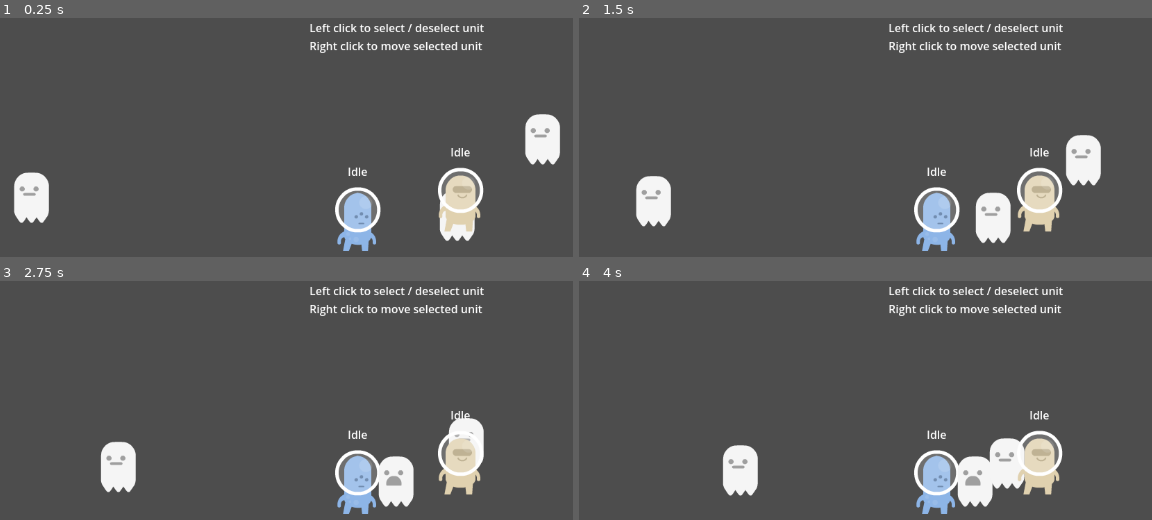
Above: before the commit, frames 1-4 (two rows, left to right).
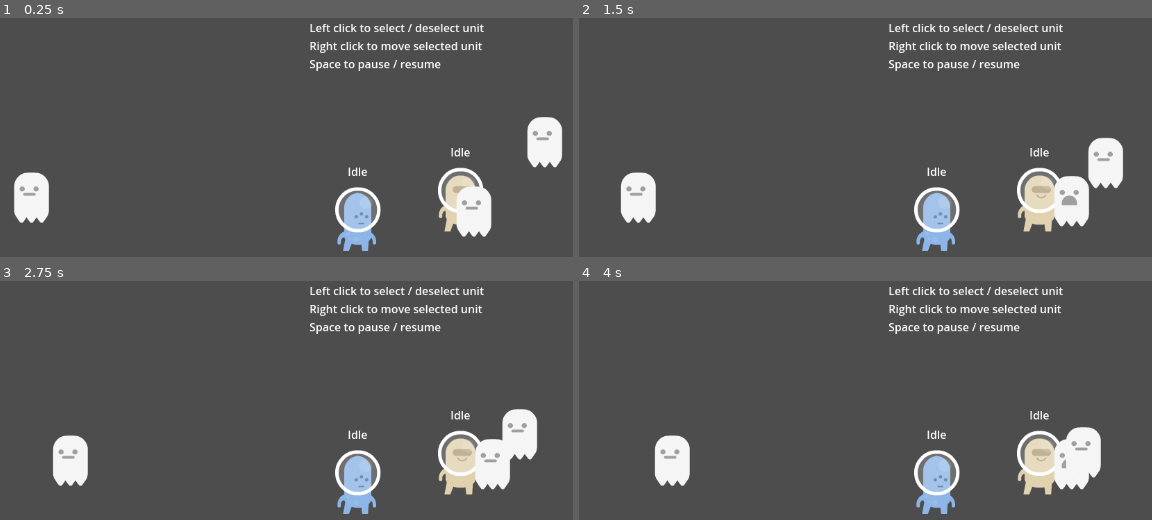
Above: after the commit, the same moments.

Repository: zhang-edward/roguelheart
Game: Godot game, scene res://scenes/Main.tscn
Same seed, same stepped clock (60 frames per second), same inputs: the game is played once before the commit and once after it.
Inputs (mouse positions are in pixels of both pictures, inside the frame that each line leads up to):
- Up to frame 1 (0.25 s): no input
- Up to frame 2 (1.5 s): tap Enter at 0.5, 1.25 s; move the mouse to (934, 178) at 0.52 s; tap Space at 0.6, 0.77, 1.07, 1.35 s; click (934, 178) at 0.67 s; move the mouse to (1037, 159) at 1.27 s; click (1037, 159) at 1.42 s
- Up to frame 3 (2.75 s): tap Space at 1.52, 1.82, 2.1 s; tap Enter at 2 s; move the mouse to (475, 390) at 2.02 s; click (475, 390) at 2.17 s
- Up to frame 4 (4 s): tap Enter at 2.75, 3.5 s; move the mouse to (outside the picture) at 2.77 s; tap Space at 2.85, 3.02, 3.32, 3.6, 3.77 s; click (outside the picture) at 2.92 s; move the mouse to (outside the picture) at 3.52 s; click (outside the picture) at 3.67 s

The runs differ from the first frame. In frame 1, 2.1% of the frame differs, in the area x 54-99%, y 17-94%; in frame 2, 5.5%; in frame 3, 6.6%; in frame 4, 6.7%, in the area x 13-92%, y 17-95%.

Commit message:
Add pause / resume time

Diff:
--- a/scenes/Main.tscn
+++ b/scenes/Main.tscn
@@ -57,7 +57,8 @@
 grow_horizontal = 2
 size_flags_vertical = 0
 text = "Left click to select / deselect unit
-Right click to move selected unit"
+Right click to move selected unit
+Space to pause / resume"
 
 [node name="PlayerPartyManager" type="Node2D" parent="."]
 script = ExtResource("1_m5kpx")
--- a/scripts/PlayerPartyManager.gd
+++ b/scripts/PlayerPartyManager.gd
@@ -25,14 +25,18 @@
 			player.sprite.modulate = Color(1, 0, 0, 1)
 
 func _unhandled_input(event):
-	if event is InputEventMouseButton:
-		if event.button_index == MOUSE_BUTTON_LEFT and event.pressed:
+	if event is InputEventKey and event.pressed:
+		if event.keycode == KEY_SPACE:
+			Engine.time_scale = 0 if Engine.time_scale == 1 else 1
+
+	if event is InputEventMouseButton and event.pressed:
+		if event.button_index == MOUSE_BUTTON_LEFT:
 			var clicked_entity = physics_query_entity(get_global_mouse_position())
 			if clicked_entity is Player:
 				selected_player = clicked_entity
 			else:
 				selected_player = null
-		if event.button_index == MOUSE_BUTTON_RIGHT and event.pressed:
+		if event.button_index == MOUSE_BUTTON_RIGHT:
 			if selected_player != null:
 				var clicked_entity = physics_query_entity(get_global_mouse_position())
 				if clicked_entity is Enemy:
Not shown: 1 places in scenes/Main.tscn that only renumber resources
